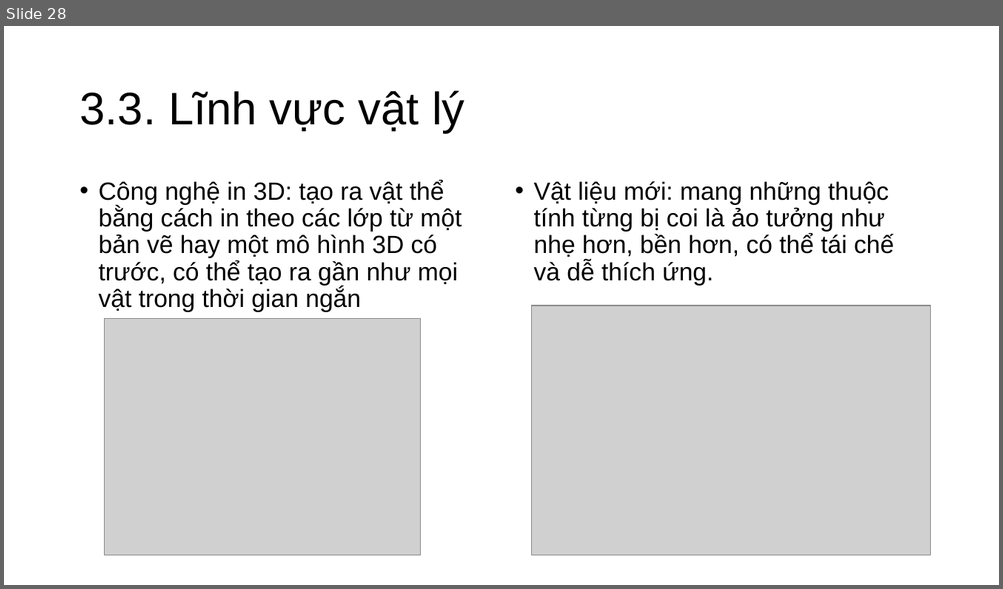
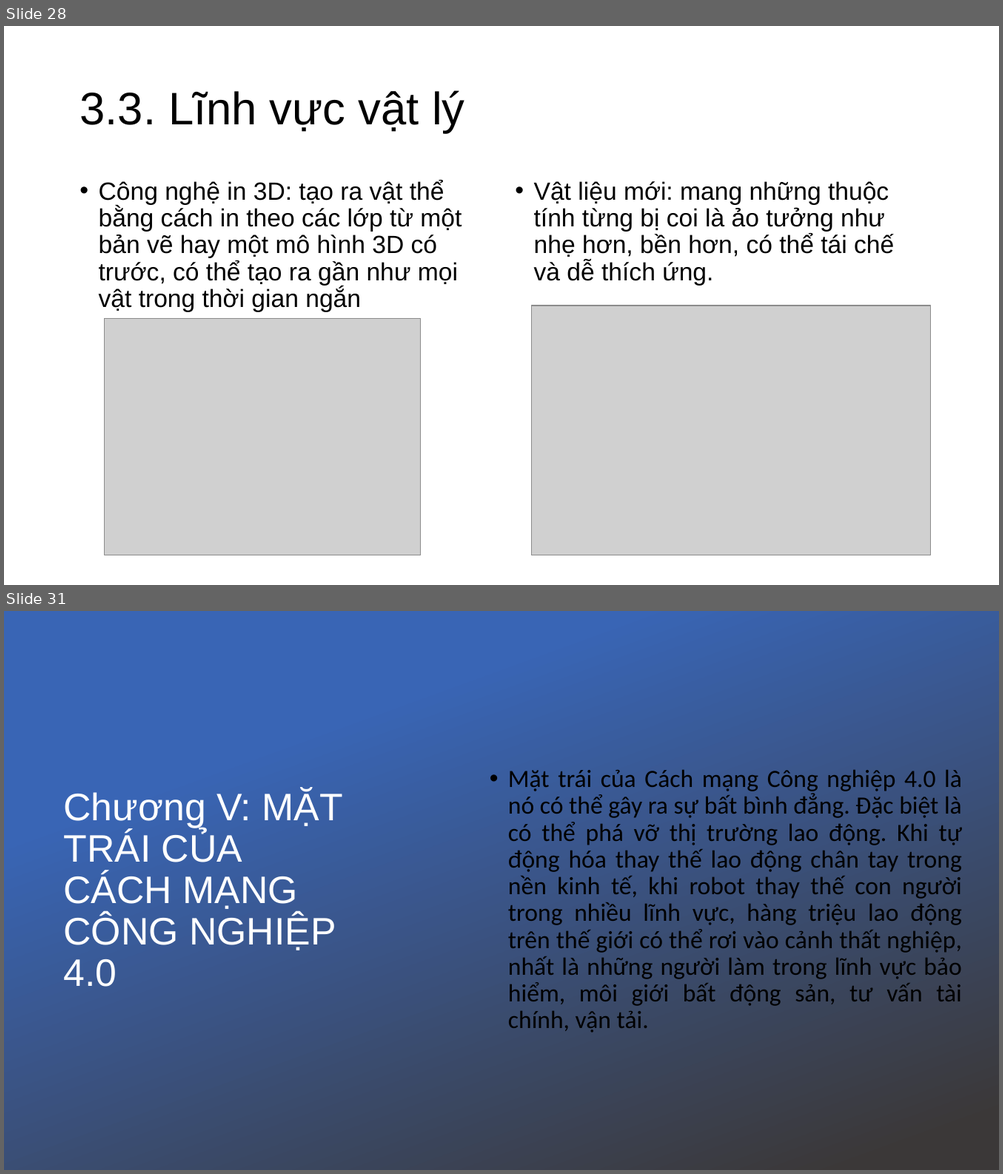
Before and after one commit to nhhquyen/Do_an_cuoi_ky, a slide deck: present(5).pptx. Shown one above the other, each under a label of ours: slide 28 before the commit, slides 28 and 31 after it; the slides between them are not shown. The pictures are 1003x589 and 1003x1174 pixels, drawn with LibreOffice and Linux fonts; fonts in the diff are those of the drawing; grey boxes stand for pictures; background and template pictures are left out. Boxes give left, top, right and bottom in pixels: in the first picture for what was removed or moved away, otherwise in the second. Text is boxed around its words. In the diff, an @@ line names an element or a change of style, - is before the commit and + after.

```diff
--- a/present(5).pptx
+++ b/present(5).pptx
@@ slide 31 added at (x1=4, y1=611, x2=999, y2=1170), background picture (left out) @@
@@ rectangle added at (x1=4, y1=611, x2=999, y2=1170), fill gradient #3965B5 to #3B3838 @@
@@ text added at (x1=508, y1=769, x2=962, y2=1033), 24 pt, text #000000 @@
+• Mặt trái của Cách mạng Công nghiệp 4.0 là nó có thể gây ra sự bất bình đẳng. Đặc biệt là có thể phá vỡ thị trường lao động. Khi tự động hóa thay thế lao động chân tay trong nền kinh tế, khi robot thay thế con người trong nhiều lĩnh vực, hàng triệu lao động trên thế giới có thể rơi vào cảnh thất nghiệp, nhất là những người làm trong lĩnh vực bảo hiểm, môi giới bất động sản, tư vấn tài chính, vận tải.
@@ title added at (x1=64, y1=790, x2=342, y2=987), 37 pt, text #FFFFFF @@
+Chương V: MẶT TRÁI CỦA CÁCH MẠNG CÔNG NGHIỆP 4.0
```
Also in this commit, not shown: 2 slides changed, 1 other slide added.
